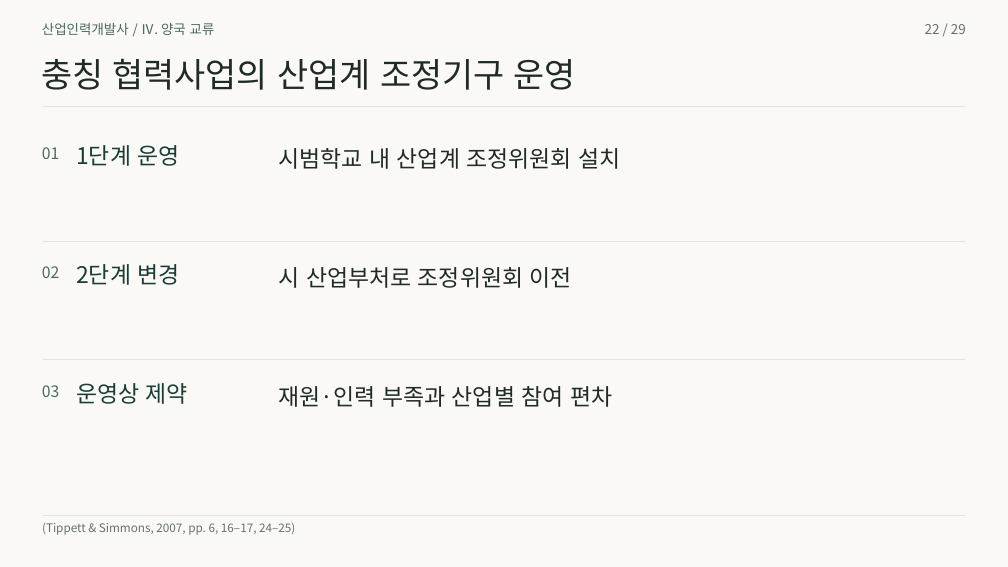
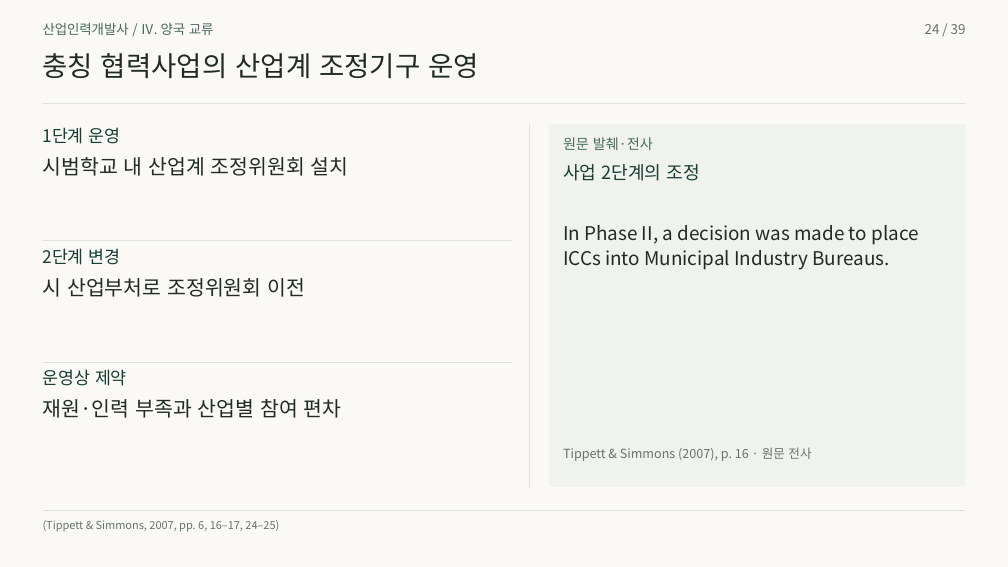
Before and after one commit to 01Chungee10/vet-history-rehearsal, a slide deck: slide 24 of au-cn-2026/presentation.pptx (slide 22 before the commit). Drawn at 1008x567 pixels with LibreOffice and Linux fonts; fonts in the diff are those of the drawing. Boxes give left, top, right and bottom in pixels: in the first picture for what was removed or moved away, otherwise in the second. Text is boxed around its words. In the diff, an @@ line names an element or a change of style, - is before the commit and + after.

```diff
--- a/au-cn-2026/presentation.pptx
+++ b/au-cn-2026/presentation.pptx
@@ text "산업인력개발사 / Ⅳ. 양국 교류" at box(43, 23, 214, 35): vertical alignment top to middle @@
@@ text removed at box(925, 24, 966, 34) @@
-22 / 29
@@ text added at box(925, 24, 966, 34), 12.8 pt, text #66736D @@
+24 / 39
@@ text "충칭 협력사업의 산업계 조정기구 운영" at box(43, 53, 479, 78): size 32.2 to 26.2 pt; vertical alignment top to middle @@
@@ freeform shape removed at box(42, 107, 966, 107) @@
@@ line added from (42, 104) to (966, 104), #DDE5DD 1 pt @@
@@ size 21.8 to 16.5 pt; vertical alignment top to middle in 3 elements at box(43, 369, 127, 386), box(43, 248, 121, 265), box(43, 127, 121, 144) @@
@@ text "1단계 운영": place and size @@
-text "1단계 운영" at box(76, 145, 180, 166)
+text "1단계 운영" at box(43, 127, 121, 144)
@@ text removed at box(42, 147, 59, 159) @@
-01
@@ line added from (530, 124) to (530, 488), #DDE5DD 1 pt @@
@@ rectangle added at box(549, 125, 966, 487), fill #F0F2ED @@
@@ text added at box(563, 137, 653, 150), 13.5 pt, text #496B60 @@
+원문 발췌·전사
@@ text "시범학교 내 산업계 조정위원회 설치": place and size @@
-text "시범학교 내 산업계 조정위원회 설치" at box(279, 148, 620, 169)
+text "시범학교 내 산업계 조정위원회 설치" at box(43, 157, 349, 176)
@@ text added at box(563, 164, 700, 181), 17.2 pt, text #173D36 @@
+사업 2단계의 조정
@@ text added at box(563, 225, 918, 245), 18 pt, text #202B27 @@
+In Phase II, a decision was made to place
@@ text "2단계 변경": place and size @@
-text "2단계 변경" at box(76, 264, 180, 285)
+text "2단계 변경" at box(43, 248, 121, 265)
@@ freeform shape removed at box(42, 241, 966, 242) @@
@@ text removed at box(42, 266, 59, 278) @@
-02
@@ text added at box(563, 250, 889, 270), 18 pt, text #202B27 @@
+ICCs into Municipal Industry Bureaus.
@@ text "시 산업부처로 조정위원회 이전": place and size @@
-text "시 산업부처로 조정위원회 이전" at box(279, 267, 572, 288)
+text "시 산업부처로 조정위원회 이전" at box(43, 278, 305, 297)
@@ text "운영상 제약": place and size @@
-text "운영상 제약" at box(76, 383, 188, 404)
+text "운영상 제약" at box(43, 369, 127, 386)
@@ freeform shape removed at box(42, 360, 966, 361) @@
@@ text removed at box(42, 385, 59, 397) @@
-03
@@ line added from (42, 362) to (512, 362), #DDE5DD 1 pt @@
@@ size 21.8 to 19.5 pt; vertical alignment top to middle in 3 elements at box(43, 278, 305, 297), box(43, 157, 349, 176), box(43, 399, 342, 418) @@
@@ text "재원·인력 부족과 산업별 참여 편차": place and size @@
-text "재원·인력 부족과 산업별 참여 편차" at box(279, 386, 612, 407)
+text "재원·인력 부족과 산업별 참여 편차" at box(43, 399, 342, 418)
@@ text added at box(563, 447, 811, 461), 12 pt, text #66736D @@
+Tippett & Simmons (2007), p. 16 · 원문 전사
@@ text "(Tippett & Simmons, 2007, pp. ..." at box(43, 520, 279, 532): size 11.2 to 10.5 pt; vertical alignment top to middle @@
@@ freeform shape removed at box(42, 515, 966, 516) @@
@@ line added from (42, 510) to (966, 510), #DDE5DD 1 pt @@
```
Also in this commit, not shown: 27 other slides changed, 11 slides added, 1 slide removed, 43 other files.
